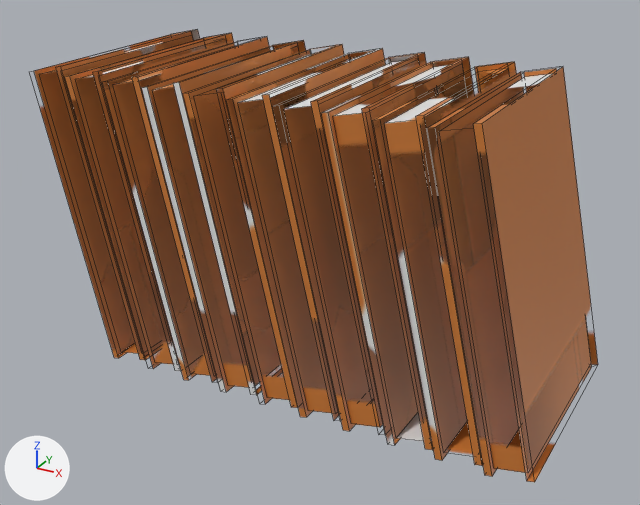
An edit to the FBX model Assets/_Assets/Buku Banyak/Buku Banyak.fbx, drawn before and after from the same camera.
Rendered twice from a camera (50 mm lens) standing at (0.75, -1.614, 1.052) and looking at (-0.115, -0.041, 0.265). Lighting does not change. The marker at lower left points along +X, +Y and +Z. Mesh edges are drawn as thin lines.
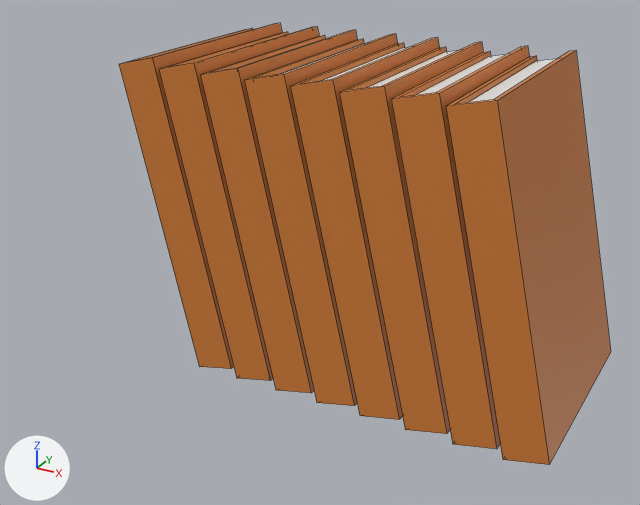
Location of each change, [x1, y1, x2, y2] in pixels of the pictures (640 x 505 px; the box of a moved part takes in the faces that stretch with it):
'Cube.050', reshaped, turned: before [34, 30, 598, 482]; after [119, 23, 611, 465]
part 1 of me_cube_045, moved or reshaped: before [104, 37, 270, 382]; after [119, 23, 282, 369]
part 2 of me_cube_045, moved or reshaped (not visible afterwards): before [113, 70, 216, 376]
part 3 of me_cube_045, moved or reshaped: before [142, 40, 306, 395]; after [159, 26, 319, 381]
part 4 of me_cube_045, moved or reshaped (not visible afterwards): before [152, 61, 280, 388]
part 5 of me_cube_045, moved or reshaped: before [183, 44, 344, 408]; after [200, 30, 357, 393]
part 6 of me_cube_045, moved or reshaped (not visible afterwards): before [194, 54, 312, 400]
part 7 of me_cube_045, moved or reshaped: before [229, 48, 386, 420]; after [244, 34, 398, 406]
part 8 of me_cube_045, moved or reshaped: before [238, 60, 347, 413]; after [281, 44, 363, 74]
part 9 of me_cube_045, moved or reshaped: before [281, 53, 429, 435]; after [290, 38, 439, 420]
part 10 of me_cube_045, moved or reshaped: before [284, 61, 401, 427]; after [323, 47, 410, 81]
part 11 of me_cube_045, moved or reshaped: before [321, 57, 474, 450]; after [340, 42, 483, 434]
part 12 of me_cube_045, moved or reshaped: before [333, 63, 464, 441]; after [368, 51, 456, 88]
part 13 of me_cube_045, moved or reshaped: before [374, 62, 517, 466]; after [391, 46, 529, 449]
part 14 of me_cube_045, moved or reshaped: before [384, 68, 508, 454]; after [417, 54, 507, 95]
part 15 of me_cube_045, moved or reshaped: before [428, 67, 598, 482]; after [446, 50, 611, 465]
part 16 of me_cube_045, moved or reshaped: before [439, 74, 587, 473]; after [468, 59, 556, 103]
part 17 of me_cube_045, deleted (brown): before [34, 30, 200, 360]
part 18 of me_cube_045, deleted (brown): before [65, 33, 235, 371]
part 19 of me_cube_045, deleted (brown): before [39, 35, 194, 353]
part 20 of me_cube_045, deleted (brown): before [75, 45, 206, 364]

What changed in the scene script:
```text
Change me_cube_045:
    where me_cube_045.from_pydata(...)  # 240 vertices, 200 faces; spans x -0.97..0.88, y -0.09..2.58, z -1.78..2.75
    used by ob_cube_050; location = (0.0, 0.0, 0.0); rotation_euler = (-1.571, 0.0, -1.571), in degrees (-90, 0, -90); scale = (-0.259, -0.259, -0.259)
    me_cube_045 part 1: the loose piece of 16 vertices spanning x -0.97..0.88, y -0.09..2.58, z 0.98..1.96 is multiplied about its middle by the matrix ((0.999, 0.016, -0.036), (0.001, 0.9, 0.437), (0.039, -0.436, 0.899)), then moved by (0.02, -2.62, -0.1)
    me_cube_045 part 2: the loose piece of 8 vertices spanning x -0.93..0.83, y -0.04..2.53, z 1.03..1.89 is multiplied about its middle by the matrix ((0.999, 0.016, -0.036), (0.001, 0.9, 0.437), (0.039, -0.436, 0.899)), then moved by (0.02, -2.62, -0.1)
    me_cube_045 part 3: the loose piece of 16 vertices spanning x -0.97..0.88, y -0.09..2.58, z 0.58..1.57 is multiplied about its middle by the matrix ((0.999, 0.016, -0.036), (0.001, 0.9, 0.437), (0.039, -0.436, 0.899)), then moved by (0.02, -2.62, -0.09)
    me_cube_045 part 4: the loose piece of 8 vertices spanning x -0.93..0.83, y -0.04..2.53, z 0.63..1.5 is multiplied about its middle by the matrix ((0.999, 0.016, -0.036), (0.001, 0.9, 0.437), (0.039, -0.436, 0.899)), then moved by (0.02, -2.62, -0.09)
    me_cube_045 part 5: the loose piece of 16 vertices spanning x -0.97..0.88, y -0.09..2.58, z 0.19..1.17 is multiplied about its middle by the matrix ((0.999, 0.016, -0.036), (0.001, 0.9, 0.437), (0.039, -0.436, 0.899)), then moved by (0.02, -2.62, -0.09)
    me_cube_045 part 6: the loose piece of 8 vertices spanning x -0.93..0.83, y -0.04..2.53, z 0.24..1.1 is multiplied about its middle by the matrix ((0.999, 0.016, -0.036), (0.001, 0.9, 0.437), (0.039, -0.436, 0.899)), then moved by (0.02, -2.62, -0.09)
    me_cube_045 part 7: the loose piece of 16 vertices spanning x -0.97..0.88, y -0.09..2.58, z -0.2..0.78 is multiplied about its middle by the matrix ((0.999, 0.016, -0.036), (0.001, 0.9, 0.437), (0.039, -0.436, 0.899)), then moved by (0.02, -2.62, -0.09)
    me_cube_045 part 8: the loose piece of 8 vertices spanning x -0.93..0.83, y -0.04..2.53, z -0.15..0.71 is multiplied about its middle by the matrix ((0.999, 0.016, -0.036), (0.001, 0.9, 0.437), (0.039, -0.436, 0.899)), then moved by (0.02, -2.62, -0.09)
    me_cube_045 part 9: the loose piece of 16 vertices spanning x -0.97..0.88, y -0.09..2.58, z -0.6..0.39 is multiplied about its middle by the matrix ((0.999, 0.016, -0.036), (0.001, 0.9, 0.437), (0.039, -0.436, 0.899)), then moved by (0.02, -2.62, -0.08)
    me_cube_045 part 10: the loose piece of 8 vertices spanning x -0.93..0.83, y -0.04..2.53, z -0.55..0.32 is multiplied about its middle by the matrix ((0.999, 0.016, -0.036), (0.001, 0.9, 0.437), (0.039, -0.436, 0.899)), then moved by (0.02, -2.62, -0.08)
    me_cube_045 part 11: the loose piece of 16 vertices spanning x -0.97..0.88, y -0.09..2.58, z -0.99..-0.01 is multiplied about its middle by the matrix ((0.999, 0.016, -0.036), (0.001, 0.9, 0.437), (0.039, -0.436, 0.899)), then moved by (0.02, -2.62, -0.08)
    me_cube_045 part 12: the loose piece of 8 vertices spanning x -0.93..0.83, y -0.04..2.53, z -0.94..-0.07 is multiplied about its middle by the matrix ((0.999, 0.016, -0.036), (0.001, 0.9, 0.437), (0.039, -0.436, 0.899)), then moved by (0.02, -2.62, -0.08)
    me_cube_045 part 13: the loose piece of 16 vertices spanning x -0.97..0.88, y -0.09..2.58, z -1.38..-0.4 is multiplied about its middle by the matrix ((0.999, 0.016, -0.036), (0.001, 0.9, 0.437), (0.039, -0.436, 0.899)), then moved by (0.02, -2.62, -0.07)
    me_cube_045 part 14: the loose piece of 8 vertices spanning x -0.93..0.83, y -0.04..2.53, z -1.33..-0.47 is multiplied about its middle by the matrix ((0.999, 0.016, -0.036), (0.001, 0.9, 0.437), (0.039, -0.436, 0.899)), then moved by (0.02, -2.62, -0.07)
    me_cube_045 part 15: the loose piece of 16 vertices spanning x -0.97..0.88, y -0.09..2.58, z -1.78..-0.79 is multiplied about its middle by the matrix ((0.999, 0.016, -0.036), (0.001, 0.9, 0.437), (0.039, -0.436, 0.899)), then moved by (0.02, -2.62, -0.07)
    me_cube_045 part 16: the loose piece of 8 vertices spanning x -0.93..0.83, y -0.04..2.53, z -1.72..-0.86 is multiplied about its middle by the matrix ((0.999, 0.016, -0.036), (0.001, 0.9, 0.437), (0.039, -0.436, 0.899)), then moved by (0.02, -2.62, -0.07)
    me_cube_045 part 17: the loose piece of 16 vertices spanning x -0.97..0.88, y -0.09..2.58, z 1.76..2.75 is deleted
    me_cube_045 part 18: the loose piece of 16 vertices spanning x -0.97..0.88, y -0.09..2.58, z 1.37..2.35 is deleted
    me_cube_045 part 19: the loose piece of 8 vertices spanning x -0.93..0.83, y -0.04..2.53, z 1.81..2.68 is deleted
    me_cube_045 part 20: the loose piece of 8 vertices spanning x -0.93..0.83, y -0.04..2.53, z 1.42..2.28 is deleted
Change ob_cube_050:
    ob_cube_050.rotation_euler: (-1.571, 0.0, -1.571) -> (1.571, 0.0, 1.571)  # degrees (-90, 0, -90) -> degrees (90, 0, 90)
```
